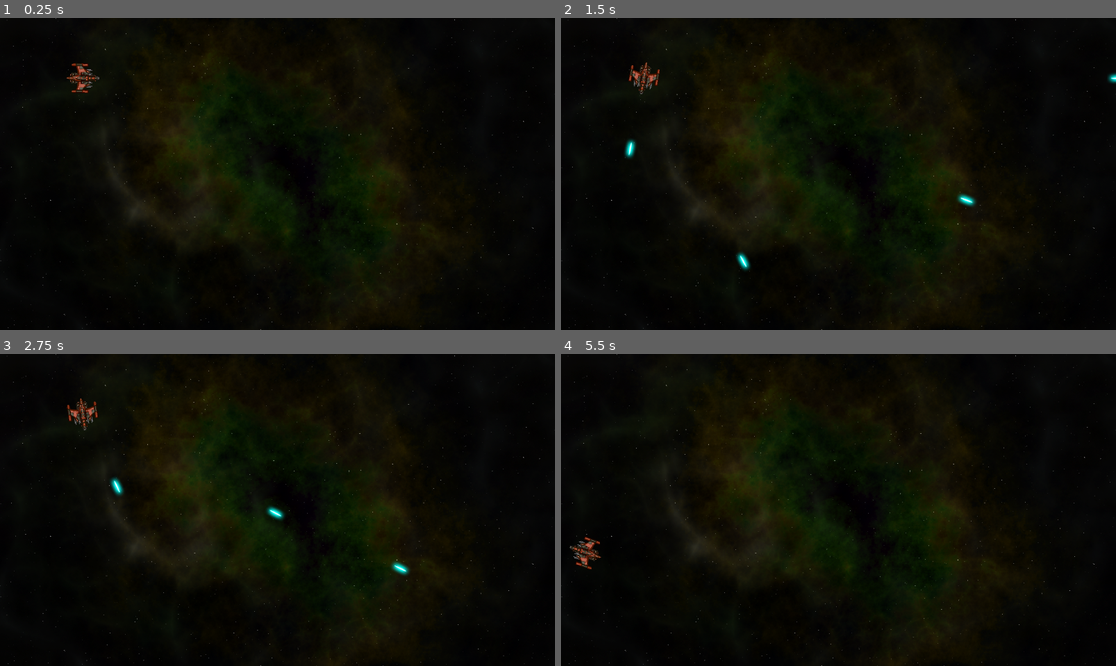
Above: before the commit, frames 1-4 (two rows, left to right).
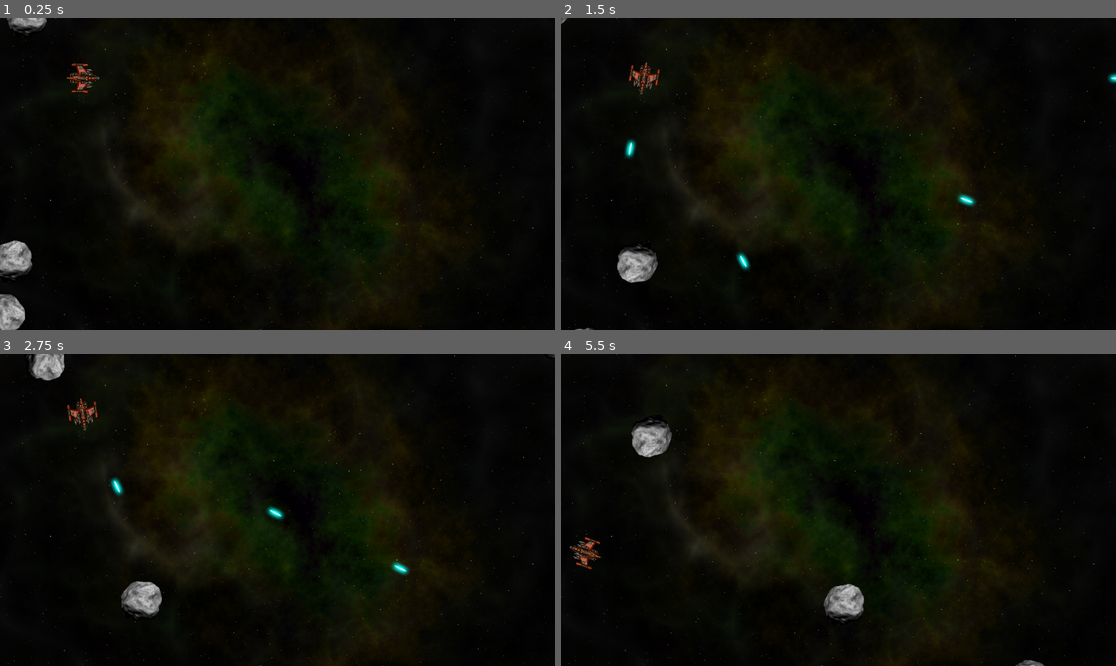
Above: after the commit, the same moments.

Repository: SeanCampbell255/Space-Rocks
Game: Godot game, scene res://scenes/main.tscn
The game is run twice, just before and just after one commit, with the same random seed, the same clock (stepped at 60 frames per second) and the same inputs.
Inputs:
- Up to frame 1 (0.25 s): no input
- Up to frame 2 (1.5 s): hold D (rotate_right) 0.53-1.28 s; hold Space (shoot) 0.53-1.28 s; hold A (rotate_left) from 1.28 s (still down); tap Space (shoot) at 1.35 s
- Up to frame 3 (2.75 s): release A (rotate_left) at 2.03 s; hold D (rotate_right) from 2.03 s (still down); hold Space (shoot) from 2.03 s (still down)
- Up to frame 4 (5.5 s): release D (rotate_right) at 2.78 s; release Space (shoot) at 2.78 s; hold W (thrust) 2.78-3.53 s; tap Space (shoot) at 2.85, 4.35 s; hold Space (shoot) 3.53-4.28 s; hold A (rotate_left) from 3.53 s (still down); hold Space (shoot) from 5.03 s (still down)

The runs differ from the first frame. In frame 1, 1.2% of the frame differs, in the area x 0-9%, y 0-100%; in frame 2, 0.7%; in frame 3, 1.1%; in frame 4, 1.4%, in the area x 12-88%, y 20-100%.

Commit message:
Rocks spawn
Spawn randomly along Path2D; spawn function allows for velocity & position to be set explicitly (for when they break into smaller rocks)

Diff:
--- /dev/null
+++ b/scenes/main.gd
@@ -0,0 +1,21 @@
+extends Node
+
+@export var rock_scene : PackedScene
+
+var screensize = Vector2.ZERO
+
+func _ready():
+	screensize = get_viewport().get_visible_rect().size
+	for i in 3:
+		spawn_rock(3)
+
+func spawn_rock(size, pos=null, vel=null):
+	if pos == null:
+		$RockPath/RockSpawn.progress = randi()
+		pos = $RockPath/RockSpawn.position
+	if vel == null:
+		vel = Vector2.RIGHT.rotated(randf_range(0, TAU)) * randf_range(50, 125)
+	var r = rock_scene.instantiate()
+	r.screensize = screensize
+	r.start(pos, vel ,size)
+	call_deferred("add_child", r)
--- a/scenes/main.tscn
+++ b/scenes/main.tscn
@@ -1,9 +1,19 @@
-[gd_scene load_steps=3 format=3 uid="uid://dsk5vktvxpr3t"]
+[gd_scene load_steps=6 format=3 uid="uid://dsk5vktvxpr3t"]
 
 [ext_resource type="Texture2D" uid="uid://b2ifm15mc2bvg" path="res://assets/space_background.png" id="1_01b7w"]
+[ext_resource type="Script" path="res://scenes/main.gd" id="1_ie7i3"]
+[ext_resource type="PackedScene" uid="uid://dq5sco36p7gxi" path="res://scenes/rock.tscn" id="2_hxdw0"]
 [ext_resource type="PackedScene" uid="uid://bw3veicdd888r" path="res://scenes/player.tscn" id="2_r78vy"]
 
+[sub_resource type="Curve2D" id="Curve2D_40quy"]
+_data = {
+"points": PackedVector2Array(0, 0, 0, 0, 0, 0, 0, 0, 0, 0, 1152, 0, 0, 0, 0, 0, 1152, 648, 0, 0, 0, 0, 0, 648, 0, 0, 0, 0, 0, 0)
+}
+point_count = 5
+
 [node name="Main" type="Node"]
+script = ExtResource("1_ie7i3")
+rock_scene = ExtResource("2_hxdw0")
 
 [node name="Background" type="Sprite2D" parent="."]
 position = Vector2(574, 323)
@@ -12,3 +22,8 @@
 
 [node name="Player" parent="." instance=ExtResource("2_r78vy")]
 position = Vector2(1386, 125)
+
+[node name="RockPath" type="Path2D" parent="."]
+curve = SubResource("Curve2D_40quy")
+
+[node name="RockSpawn" type="PathFollow2D" parent="RockPath"]
--- a/scenes/rock.tscn
+++ b/scenes/rock.tscn
@@ -1,7 +1,7 @@
 [gd_scene load_steps=4 format=3 uid="uid://dq5sco36p7gxi"]
 
 [ext_resource type="Texture2D" uid="uid://dxocg4v7lujn5" path="res://assets/rock.png" id="1_2138x"]
-[ext_resource type="Script" path="res://scenes/rock.gd" id="1_valm1"]
+[ext_resource type="Script" path="res://scripts/rock.gd" id="1_kslw0"]
 
 [sub_resource type="PhysicsMaterial" id="PhysicsMaterial_8ntj4"]
 bounce = 1.0
@@ -11,7 +11,7 @@
 physics_material_override = SubResource("PhysicsMaterial_8ntj4")
 linear_damp_mode = 1
 angular_damp_mode = 1
-script = ExtResource("1_valm1")
+script = ExtResource("1_kslw0")
 metadata/_edit_group_ = true
 
 [node name="Sprite2D" type="Sprite2D" parent="."]
Renamed: scenes/rock.gd -> scripts/rock.gd
